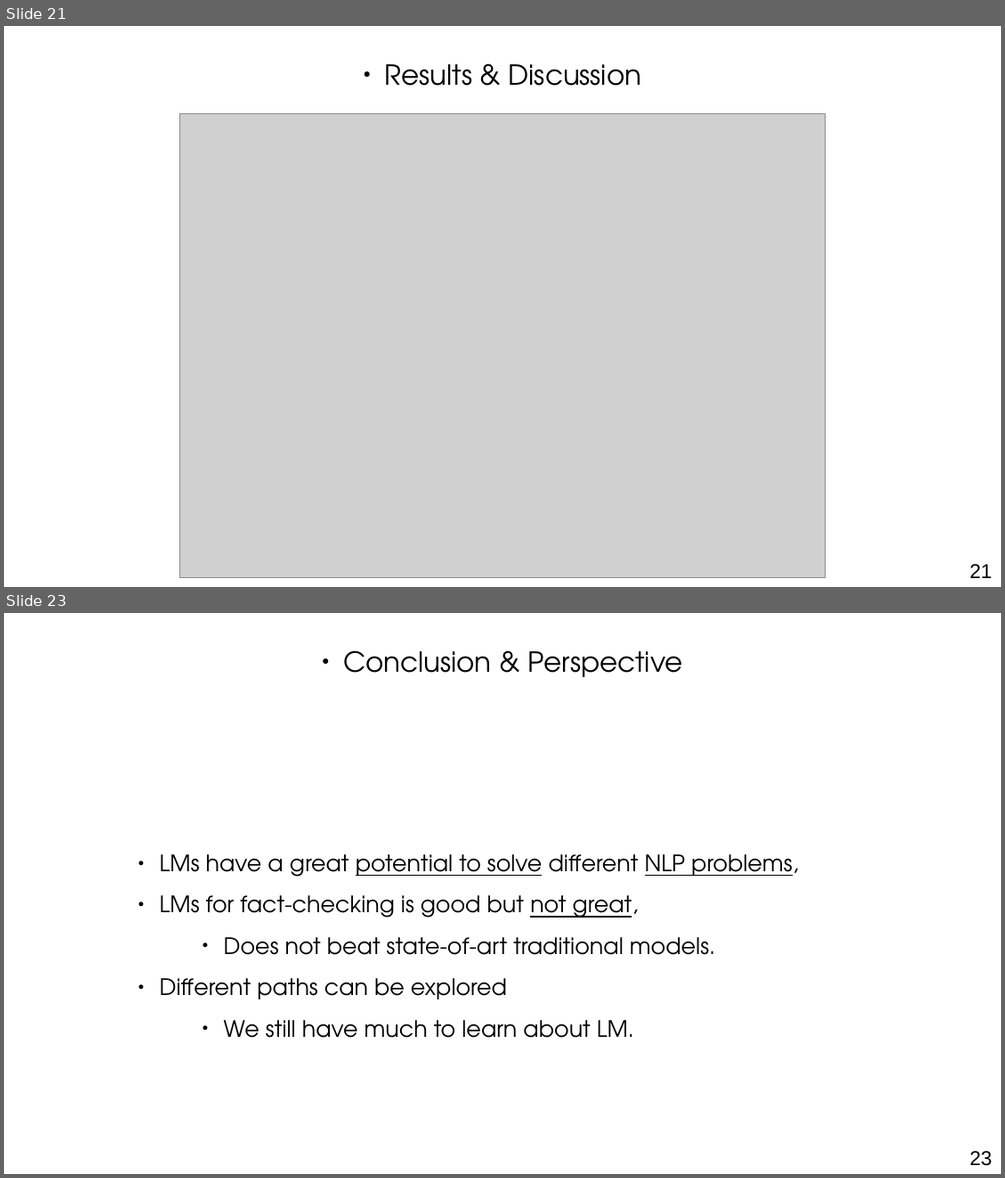
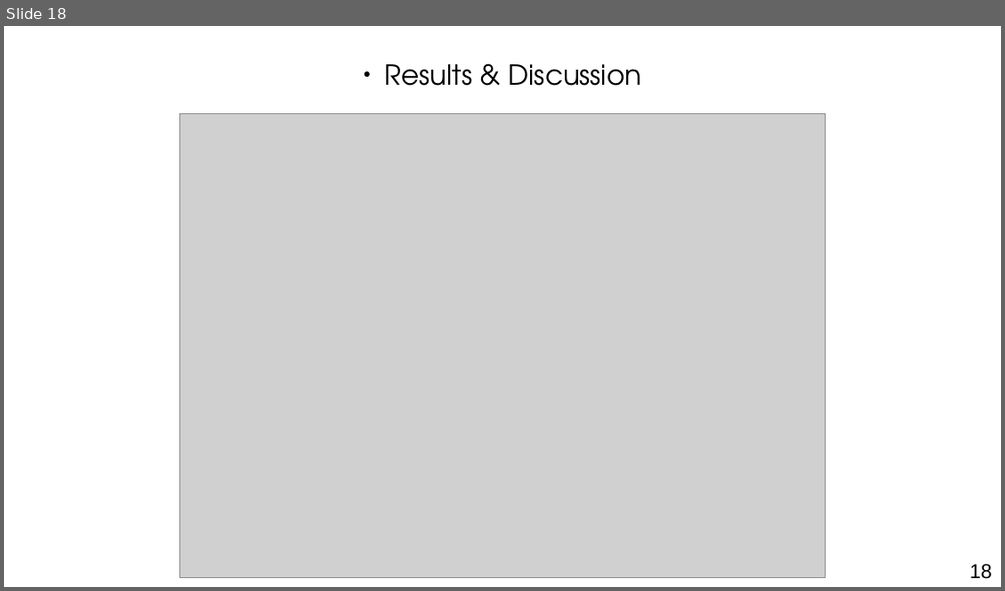
Before and after one commit to othmanelhoufi/LM-for-FactChecking, a slide deck: presentation/NLP_fact_checking.odp. Shown one above the other, each under a label of ours: slides 21 and 23 before the commit, slide 18 after it; the slides between them are not shown. The pictures are 1005x1178 and 1005x591 pixels, drawn with LibreOffice and Linux fonts; fonts in the diff are those of the drawing; grey boxes stand for pictures. Boxes give left, top, right and bottom in pixels: in the first picture for what was removed or moved away, otherwise in the second. Text is boxed around its words. In the diff, an @@ line names an element or a change of style, - is before the commit and + after.

```diff
--- a/presentation/NLP_fact_checking.odp
+++ b/presentation/NLP_fact_checking.odp
@@ slide 23 removed at bbox=[4, 613, 1001, 1174], background #FFFFFF @@
@@ text removed at bbox=[343, 650, 683, 677] @@
-● Conclusion & Perspective
@@ text removed at bbox=[160, 854, 798, 1038] @@
-● LMs have a great potential to solve different NLP problems,
-● LMs for fact-checking is good but not great,
-      ● Does not beat state-of-art traditional models.
-● Different paths can be explored
-      ● We still have much to learn about LM.
@@ page number removed at bbox=[970, 1151, 992, 1166] @@
-23
@@ what was slide 21 is now slide 18 @@
@@ page number at bbox=[970, 564, 992, 579]: text changed @@
-21
+18
```
Also in this commit, not shown: 2 slides changed, 1 slide added, 6 other slides removed, 1 other file.
